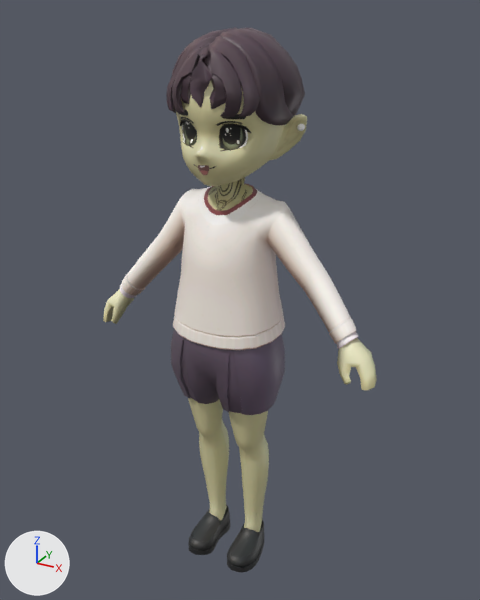
The FBX model generation/model.fbx: old version first, new version second.
Rendered twice from a 50 mm camera at (1.19, -2.116, 2.277) aimed at (0.002, 0.045, 1.197). Lighting does not change. The marker at lower left points along +X, +Y and +Z. Where no turn or scale is listed for an object, it has been applied to the vertices. Vertices at the same position are counted once.

Objects in the first picture: 'Body_36338', 'Body_36338.001'.
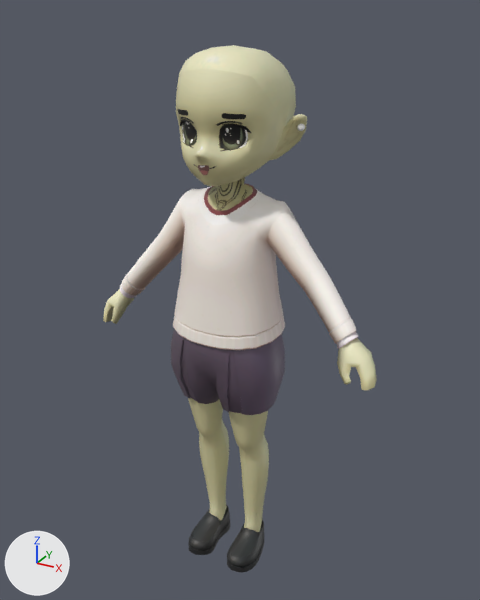
Changed parts and their boxes [x1, y1, x2, y2] in the pictures (480 x 600 px):
'Body_36338', reshaped
    before: [103, 27, 377, 573]
    after: [103, 45, 377, 573]
part 1 of me_body_36338mesh_002, deleted
    before: [219, 27, 302, 125]
part 2 of me_body_36338mesh_002, cut back
    before: [166, 28, 305, 118]

The change in detail:
me_body_36338mesh_002 is used by ob_body_36338; location (0.003, -0.106, -0.003).
me_body_36338mesh_002 had 3452 vertices, 6091 faces and spanned x -0.61..0.61, y -0.14..0.36, z 0.01..2.22.
me_body_36338mesh_002 now has 2207 vertices, 4138 faces and spans x -0.61..0.61, y -0.14..0.3, z 0.01..2.17.
me_body_36338mesh_002 part 1: 12 loose pieces with 472 vertices, spanning x -0.24..0.22, y -0.04..0.35, z 1.86..2.22, are deleted.
me_body_36338mesh_002 part 2: 1 vertex moved within x 0.07, y -0.1, z 2.07; 773 vertices removed from x -0.22..0.24, y -0.12..0.36, z 1.86..2.22.
